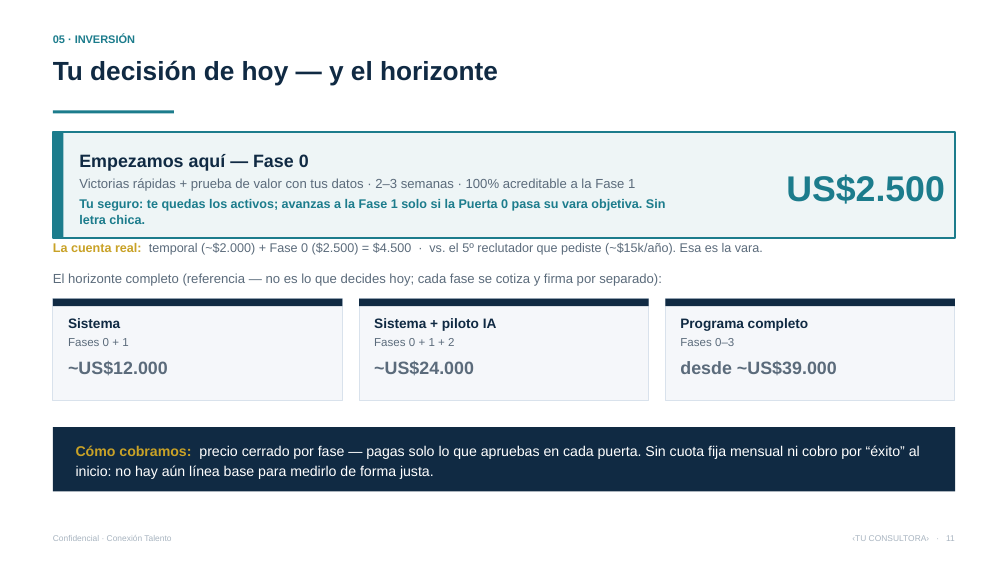
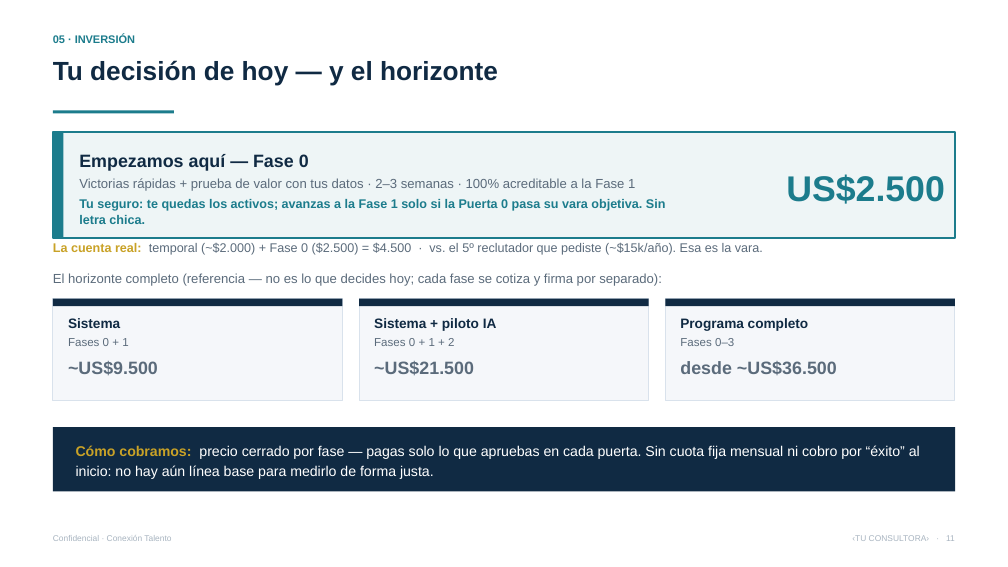
Before and after one commit to vverlaine/conexion-talento-ia, a slide deck: slide 11 of 04-propuesta/Presentacion-Conexion-Talento.pptx. Drawn at 1008x567 pixels with LibreOffice and Linux fonts; fonts in the diff are those of the drawing. Boxes give left, top, right and bottom in pixels: in the first picture for what was removed or moved away, otherwise in the second. Text is boxed around its words. In the diff, an @@ line names an element or a change of style, - is before the commit and + after.

```diff
--- a/04-propuesta/Presentacion-Conexion-Talento.pptx
+++ b/04-propuesta/Presentacion-Conexion-Talento.pptx
@@ text at <box>68,361,158,375</box>: text changed @@
-~US$12.000
+~US$9.500
@@ text at <box>374,361,474,375</box>: text changed @@
-~US$24.000
+~US$21.500
@@ text at <box>680,361,837,375</box>: text changed @@
-desde ~US$39.000
+desde ~US$36.500
```
Also in this commit, not shown: 5 other files.
